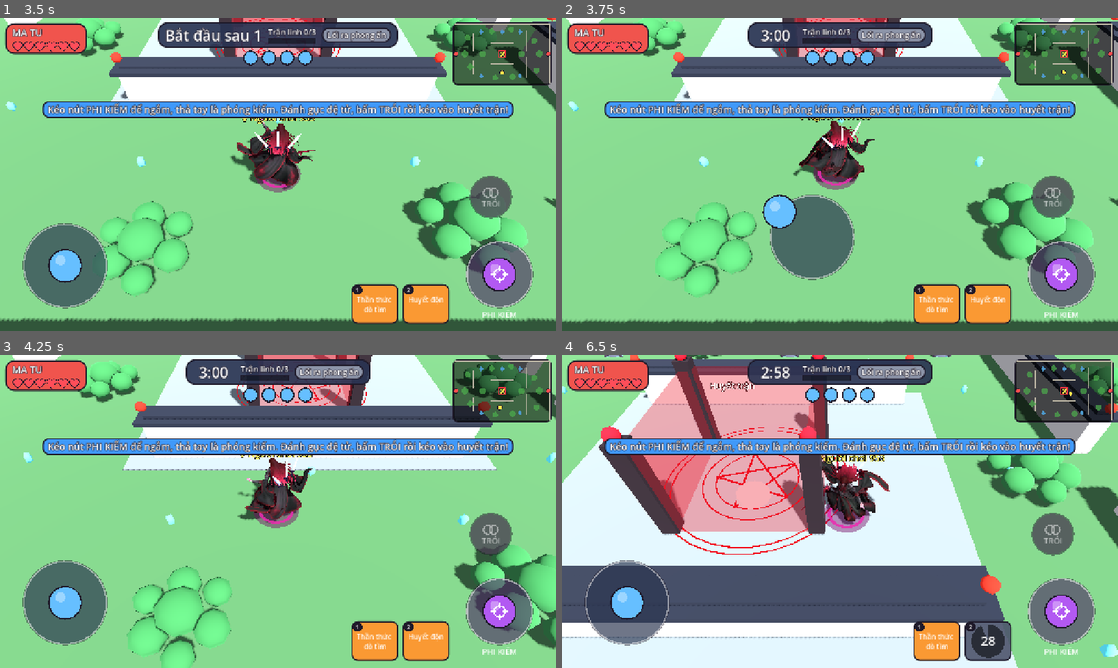
Above: before the commit, frames 1-4 (two rows, left to right).
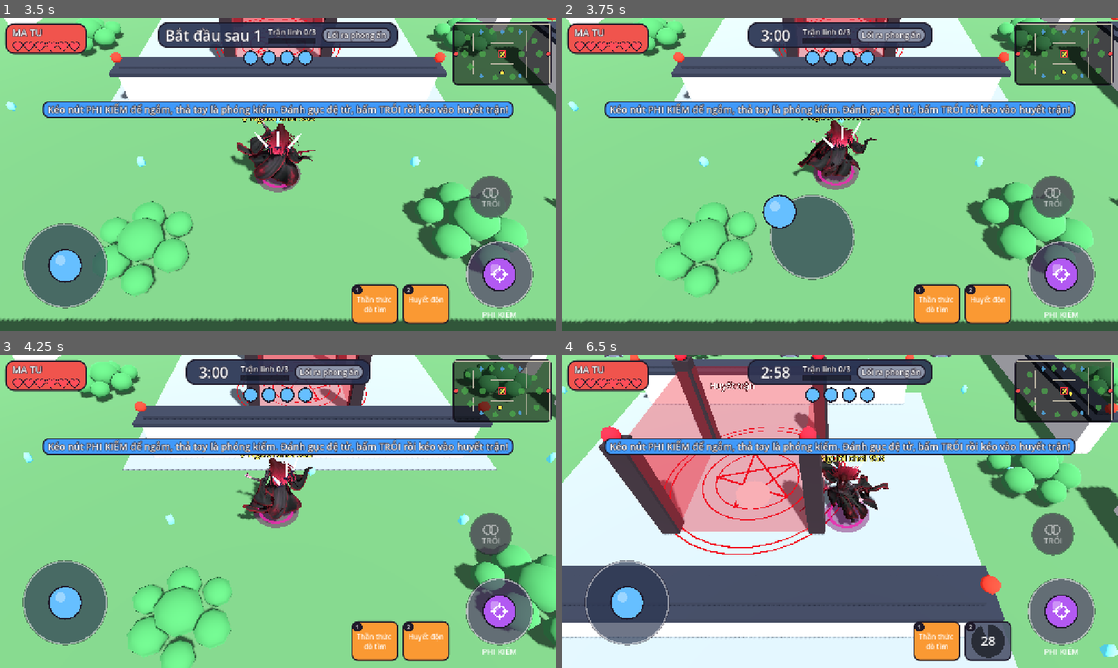
Above: after the commit, the same moments.

Repository: quanace11/gametienty
Game: Godot game, scene res://main.tscn
Two runs of this game, one before a commit and one after it. Both use one fixed random seed, a clock stepped at 60 frames per second and the inputs below.
Inputs (mouse positions are in pixels of both pictures, inside the frame that each line leads up to):
- Up to frame 1 (3.5 s): click "MA TU" at 0.5 s; drag from (500, 52) to (333, 105) at 1.27 s; drag from (166, 190) to (250, 237) at 2.02 s; move the mouse to (333, 105) at 2.77 s; hold D (move_right) from 2.78 s (still down); tap Tab (spectate_next) at 2.85 s
- Up to frame 2 (3.75 s): release D (move_right) at 3.5 s; drag from (812, 237) to (673, 127) at 3.52 s
- Up to frame 3 (4.25 s): no input
- Up to frame 4 (6.5 s): move the mouse to (1006, 558) at 4.27 s; hold A (move_left) 4.28-5 s; tap R at 4.35 s; tap Space at 4.52 s; drag from (673, 464) to (756, 433) at 5.02 s; move the mouse to (867, 511) at 5.77 s; hold S (move_down) from 5.78 s (still down); tap G at 5.85 s; click (867, 511) at 5.92 s

Frame 1 is identical in both runs. In frame 2, 0.5% of the frame differs, in the area x 41-57%, y 32-53%; in frame 3, 0.5%; in frame 4, 0.9%, in the area x 42-59%, y 32-55%.

Commit message:
Dáng chạy theo người thật: nhịp chậm hơn, gót đá lên, khuỷu gập
Nhịp 3,7 bước/giây thay vì 4,5 (trước như chạy lon ton). Quãng chống
giới hạn theo chiều dài chân, chạy nhanh thì bay lâu hơn chứ không
khuỵu gối. Bàn chân khi bước đi theo đường cong: gót đá lên sát mông
rồi gối kéo ra trước. Khuỷu tay gập gần vuông; tay trái tu sĩ không
còn giơ lên mặt khi chạy.

Co-Authored-By: Claude Opus 5.5 (1M context) <noreply@anthropic.com>
Claude-Session: https://claude.ai/code/session_01PZHPhokRVwCGpRS8Jn3sKo

Diff:
--- a/Player/player_character.gd
+++ b/Player/player_character.gd
@@ -62,17 +62,18 @@
 	"thigh_l", "shin_l", "foot_l", "thigh_r", "shin_r", "foot_r"]
 enum Bone { HIPS, SPINE, CHEST, NECK, HEAD, UPPER_ARM_L, FOREARM_L, HAND_L, UPPER_ARM_R,
 	FOREARM_R, HAND_R, THIGH_L, SHIN_L, FOOT_L, THIGH_R, SHIN_R, FOOT_R }
-const RUN_CADENCE := 14.0 # radian / giây ở tốc độ chạy chuẩn: ~2,2 chu kỳ (4,5 bước) mỗi giây
+const RUN_CADENCE := 11.5 # radian / giây ở tốc độ chạy chuẩn: ~1,8 chu kỳ (3,7 bước) mỗi giây
 const LEG := 0.21 # chiều dài đùi = cẳng chân, theo chiều cao 1, mặc định trước khi đọc khung xương
 # Dáng chạy: mỗi bàn chân đi theo quỹ đạo (chạm đất trượt lùi đúng tốc độ chạy, rồi
 # nhấc lên vòng ra trước); góc đùi / gối tính ngược từ chỗ bàn chân (IK hai đoạn) nên
 # gối luôn gập về trước, bàn chân dẫm đất không trượt. Đơn vị theo chiều cao 1.
-const GAIT_DUTY_RUN := 0.38 # phần chu kỳ bàn chân chạm đất khi chạy nhanh
+const GAIT_DUTY_RUN := 0.34 # phần chu kỳ bàn chân chạm đất khi chạy nhanh
 const GAIT_DUTY_WALK := 0.6 # ... khi đi chậm
-const STEP_LIFT := 0.15 # bàn chân nhấc cao nhất
-const HALF_STRIDE_MAX := 0.2 # bàn chân xa nhất trước / sau hông
-const RUN_DROP := 0.03 # hông hạ thấp khi chạy (gối hơi chùng)
-const RUN_BOB := 0.02 # hông nhún thêm lúc dồn lực lên một chân
+const STEP_LIFT := 0.19 # bàn chân nhấc cao nhất (gót đá lên gần mông khi chạy)
+const STANCE_MAX := 0.26 # quãng bàn chân trượt lùi khi chống, dài nhất chân với tới (hông cao 0,42)
+const GAIT_DUTY_MIN := 0.2 # chạy nhanh: chống ngắn, bay dài như người chạy nước rút
+const RUN_DROP := 0.012 # hông hạ thấp khi chạy (gối hơi chùng)
+const RUN_BOB := 0.022 # hông nhún thêm lúc dồn lực lên một chân
 const FOOT_TOE := 0.07 # từ mắt cá tới đầu ngón / gót (chiều cao 1)
 const FOOT_HEEL := 0.025
 const CROUCH_DROP := 0.13 # hông hạ khi ngồi xổm cạy rương
@@ -574,7 +575,12 @@
 			var v := _speed / _tall # tốc độ theo đơn vị mô hình
 			var duty := lerpf(GAIT_DUTY_WALK, GAIT_DUTY_RUN, clampf((_speed - 1.5) / 3.0, 0.0, 1.0))
 			var cycle := RUN_CADENCE * _anim_speed / TAU # chu kỳ / giây
-			var half := minf(HALF_STRIDE_MAX, 0.5 * duty * v / maxf(cycle, 0.1))
+			cycle = maxf(cycle, 0.1)
+			# Quãng chống = tốc độ × thời gian chống. Chân không với xa hơn được thì chống
+			# ngắn lại (bay lâu hơn) thay vì cho bàn chân trượt trên đất.
+			if v * duty / cycle > STANCE_MAX:
+				duty = maxf(GAIT_DUTY_MIN, STANCE_MAX * cycle / v)
+			var half := 0.5 * v * duty / cycle
 			var p := step / TAU
 			_hips_drop_goal = RUN_DROP + RUN_BOB * (0.5 + 0.5 * cos(TAU * 2.0 * (p - duty * 0.5)))
 			var zl := _leg_gait(Bone.THIGH_L, p, duty, half)
@@ -586,22 +592,25 @@
 			g[Bone.CHEST] = Vector3(0, -13.0 * swing, 0) # vai xoay ngược hông
 			g[Bone.NECK] = Vector3(0, 6.0 * swing, 0) # đầu giữ thẳng hướng chạy
 			g[Bone.HEAD] = Vector3(6.0 + 2.0 * absf(c), 2.0 * swing, 0)
-			# Tay đánh ngược chân; khuỷu gập thêm khi tay đưa ra trước, cổ tay trễ nhịp
-			# nên tay mềm, không vung như que cứng. Ma tu hạ cánh tay đang chìa ra.
+			# Tay đánh ngược chân, khuỷu gập gần vuông như người chạy; gập thêm khi tay
+			# đưa ra trước, cổ tay trễ nhịp nên tay mềm. Góc khuỷu tính từ dáng gốc của
+			# từng mô hình: tu sĩ dáng gốc tay trái giơ lên (phải duỗi ra), tay phải buông.
 			var lag := step - 0.6
-			# Ma tu: dáng gốc chìa tay trái thẳng ra trước, khi chạy hạ hẳn xuống cạnh
-			# người rồi mới đánh tay (chìa tay ra trước mà chạy trông như đi ngang).
+			var fwd_l := maxf(0.0, -sin(lag)) # tay trái đang ra trước
+			var fwd_r := maxf(0.0, sin(lag))
 			if is_hunter():
-				g[Bone.UPPER_ARM_L] = Vector3(70.0 + 25.0 * swing, 0, 4.0 + 4.0 * absf(s))
-			else:
-				g[Bone.UPPER_ARM_L] = Vector3(30.0 * swing, 0, 8.0 + 4.0 * absf(s))
-			g[Bone.FOREARM_L] = Vector3(-20.0 - 30.0 * maxf(0.0, -sin(lag)), 0, 0)
-			if is_hunter(): # tay cầm kiếm: đánh nhẹ về sau, mũi kiếm chúc xuống, không chĩa ngang
+				# Ma tu: dáng gốc chìa tay trái thẳng ra trước, khi chạy hạ hẳn xuống cạnh
+				# người rồi mới đánh tay (chìa tay ra trước mà chạy trông như đi ngang).
+				g[Bone.UPPER_ARM_L] = Vector3(70.0 + 30.0 * swing, 0, 4.0 + 4.0 * absf(s))
+				g[Bone.FOREARM_L] = Vector3(-55.0 - 20.0 * fwd_l, 0, 0)
+				# Tay cầm kiếm: đánh nhẹ về sau, mũi kiếm chúc xuống, không chĩa ngang.
 				g[Bone.UPPER_ARM_R] = Vector3(12.0 - 10.0 * swing, 0, -10.0)
 				g[Bone.CHEST].y *= 0.5
 			else:
-				g[Bone.UPPER_ARM_R] = Vector3(-30.0 * swing, 0, -8.0 - 4.0 * absf(s))
-				g[Bone.FOREARM_R] = Vector3(-20.0 - 30.0 * maxf(0.0, sin(lag)), 0, 0)
+				g[Bone.UPPER_ARM_L] = Vector3(35.0 * swing, 0, 8.0 + 4.0 * absf(s))
+				g[Bone.FOREARM_L] = Vector3(45.0 - 20.0 * fwd_l, 0, 0)
+				g[Bone.UPPER_ARM_R] = Vector3(-35.0 * swing, 0, -8.0 - 4.0 * absf(s))
+				g[Bone.FOREARM_R] = Vector3(-40.0 - 20.0 * fwd_r, 0, 0)
 			g[Bone.HAND_L] = Vector3(14.0 * sin(step - 1.3), 0, 0)
 			g[Bone.HAND_R] = Vector3(-14.0 * sin(step - 1.3), 0, 0)
 		"Lie_Idle":
@@ -685,17 +694,31 @@
 	var z: float
 	var y := 0.0
 	var roll: float # độ, dương: mũi chúc xuống
-	var front := half * 0.6 # chạm đất ngay trước hông (không với chân xa), đạp ra sau xa hơn
-	var back := -half * 1.4
+	var front := half * 0.8 # chạm đất ngay trước hông (không với chân xa), đạp ra sau xa hơn
+	var back := -half * 1.2
 	if p < duty:
 		var u := p / duty
 		z = lerpf(front, back, u)
 		roll = -10.0 * (1.0 - u) * (1.0 - u) + 30.0 * u * u * u
 	else:
 		var u := (p - duty) / (1.0 - duty)
-		# Vừa nhấc là gót đá lên sau (chân chưa ra trước), rồi gối đưa cao ra trước.
-		z = lerpf(back, front, smoothstep(0.15, 0.9, u))
-		y = STEP_LIFT * pow(sin(PI * minf(1.0, u * 1.15)), 0.7) * clampf(half / 0.1, 0.3, 1.0)
+		# Quỹ đạo bàn chân khi bước, theo dáng chạy thật: vừa rời đất thì gót đá lên sát
+		# mông (bàn chân còn sau hông, gối đã ra trước), rồi gối kéo cẳng chân vung ra
+		# trước, bàn chân hạ xuống ngay trước hông. Nội suy cong qua 4 điểm.
+		var lift := STEP_LIFT * clampf(half / 0.12, 0.3, 1.0)
+		var k0 := Vector2(back, 0.0)
+		var k1 := Vector2(back * 0.4, lift)
+		var k2 := Vector2(front * 0.9, lift * 0.5)
+		var k3 := Vector2(front, 0.0)
+		var q: Vector2
+		if u < 0.3:
+			q = k0.cubic_interpolate(k1, k0 + Vector2(0.0, -lift), k2, u / 0.3)
+		elif u < 0.65:
+			q = k1.cubic_interpolate(k2, k0, k3, (u - 0.3) / 0.35)
+		else:
+			q = k2.cubic_interpolate(k3, k1, k3 + Vector2(-0.05, -lift * 0.3), (u - 0.65) / 0.35)
+		z = q.x
+		y = maxf(0.0, q.y)
 		roll = lerpf(30.0, -12.0, smoothstep(0.0, 0.7, u))
 	# Lăn bàn chân: mũi chúc xuống thì xoay quanh đầu ngón (mắt cá nhấc lên),
 	# mũi hếch lên thì xoay quanh gót, để bàn chân không lún xuống đất.
